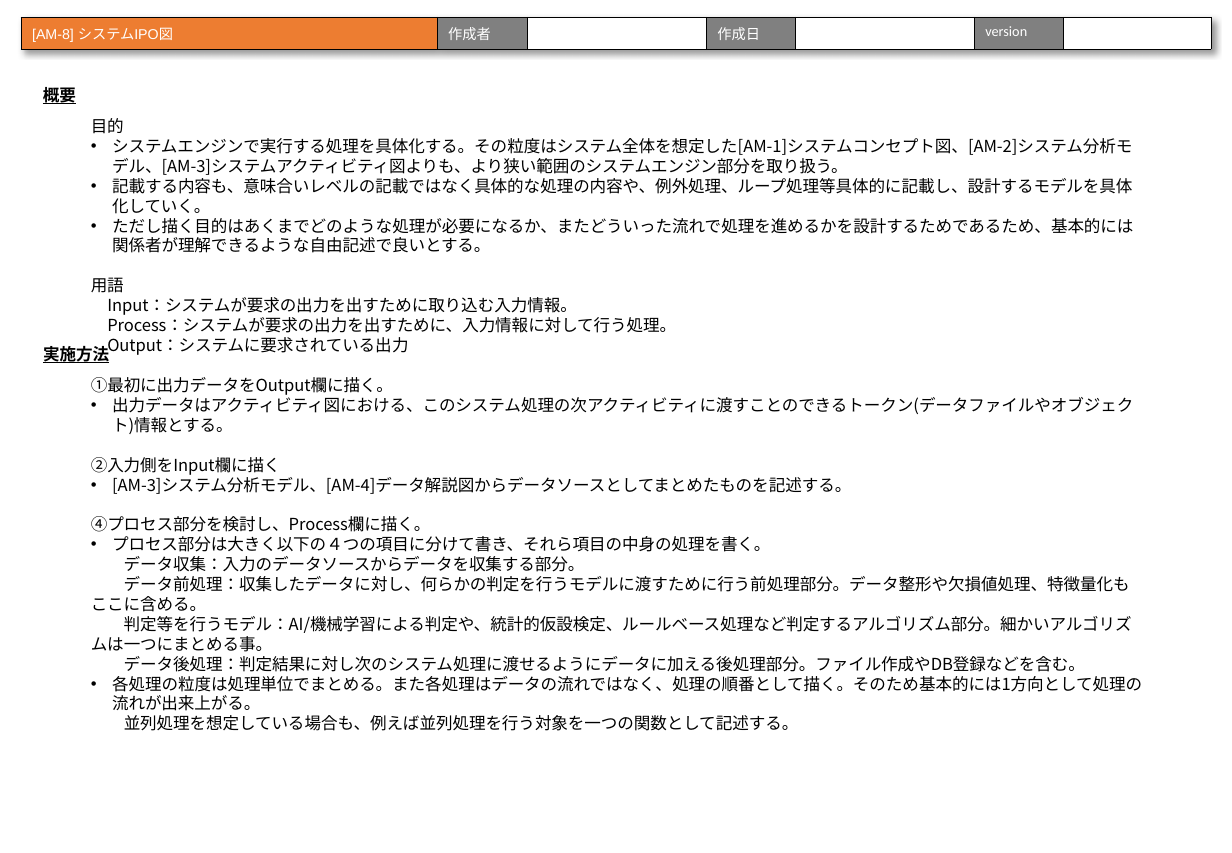
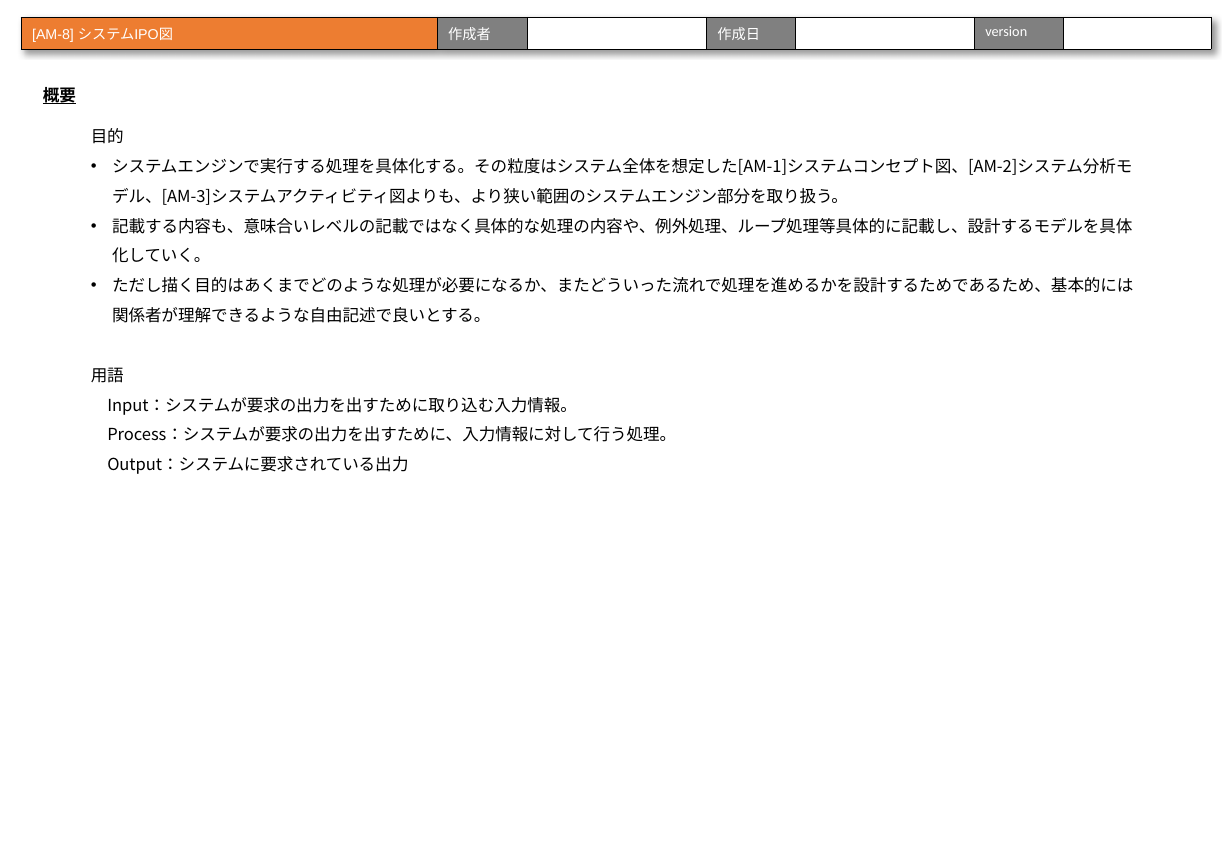
Before and after one commit to urayukitaka/Dev_process_paper, a slide deck: slide 74 of AI_sysytem_dev_process_study.pptx (slide 57 before the commit). Drawn at 1232x853 pixels with LibreOffice and Linux fonts; fonts in the diff are those of the drawing. Boxes give left, top, right and bottom in pixels: in the first picture for what was removed or moved away, otherwise in the second. Text is boxed around its words. In the diff, an @@ line names an element or a change of style, - is before the commit and + after.

```diff
--- a/AI_sysytem_dev_process_study.pptx
+++ b/AI_sysytem_dev_process_study.pptx
@@ text "目的" at (91, 128, 1133, 442): line spacing 1 to 1.5 @@
@@ text removed at (43, 343, 109, 365) @@
-実施方法
@@ text removed at (91, 377, 1142, 731) @@
-①最初に出力データをOutput欄に描く。
-• 出力データはアクティビティ図における、このシステム処理の次アクティビティに渡すことのできるトークン(データファイルやオブジェクト)情報とする。
-②入力側をInput欄に描く
-• [AM-3]システム分析モデル、[AM-4]データ解説図からデータソースとしてまとめたものを記述する。
-④プロセス部分を検討し、Process欄に描く。
-• プロセス部分は大きく以下の４つの項目に分けて書き、それら項目の中身の処理を書く。
-データ収集：入力のデータソースからデータを収集する部分。
-データ前処理：収集したデータに対し、何らかの判定を行うモデルに渡すために行う前処理部分。データ整形や欠損値処理、特徴量化もここに含める。
-判定等を行うモデル：AI/機械学習による判定や、統計的仮設検定、ルールベース処理など判定するアルゴリズム部分。細かいアルゴリズムは一つにまとめる事。
-データ後処理：判定結果に対し次のシステム処理に渡せるようにデータに加える後処理部分。ファイル作成やDB登録などを含む。
-• 各処理の粒度は処理単位でまとめる。また各処理はデータの流れではなく、処理の順番として描く。そのため基本的には1方向として処理の流れが出来上がる。
-並列処理を想定している場合も、例えば並列処理を行う対象を一つの関数として記述する。
```
Also in this commit, not shown: 41 other slides changed, 20 slides added, 1 other file.
